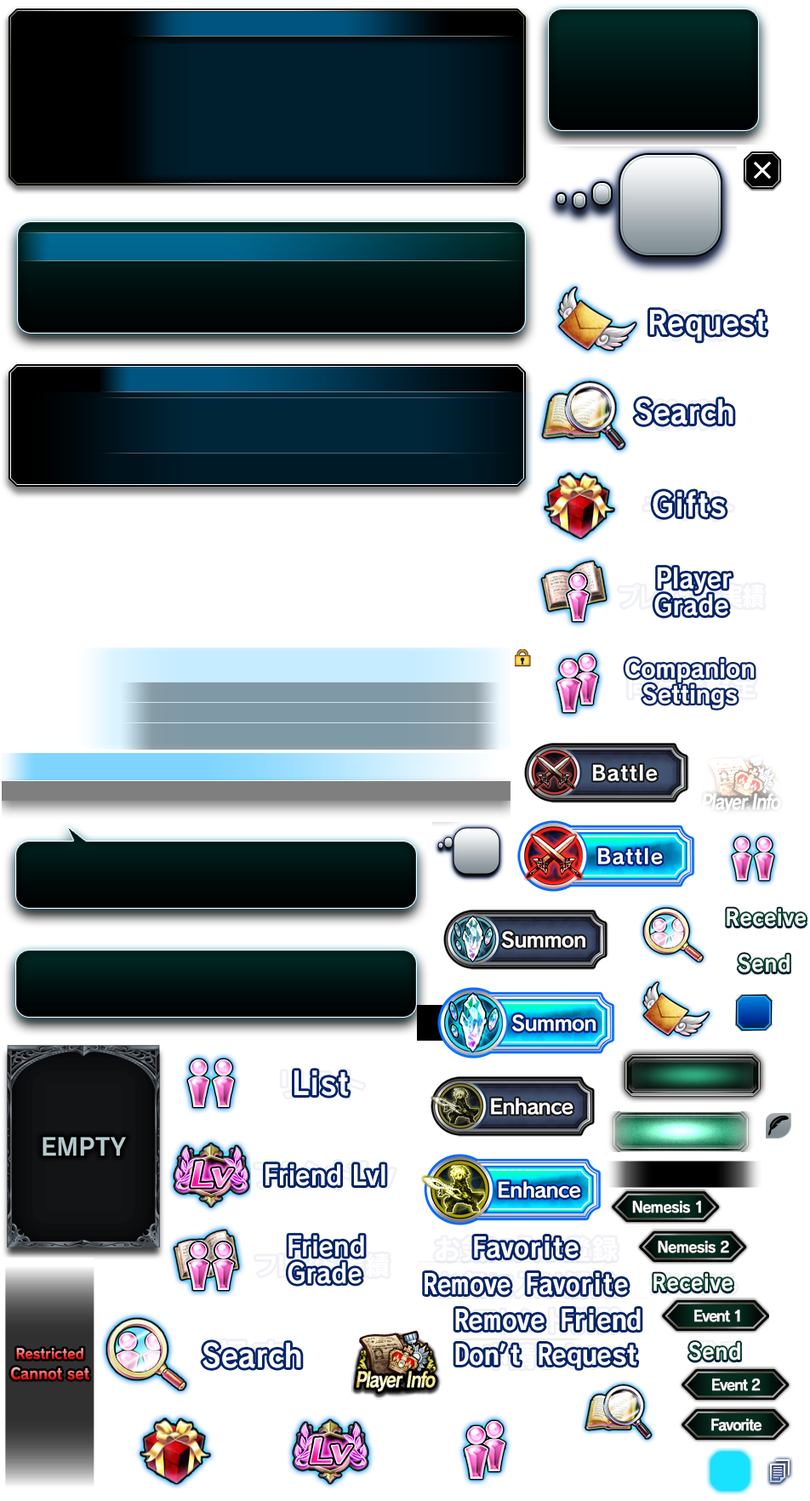
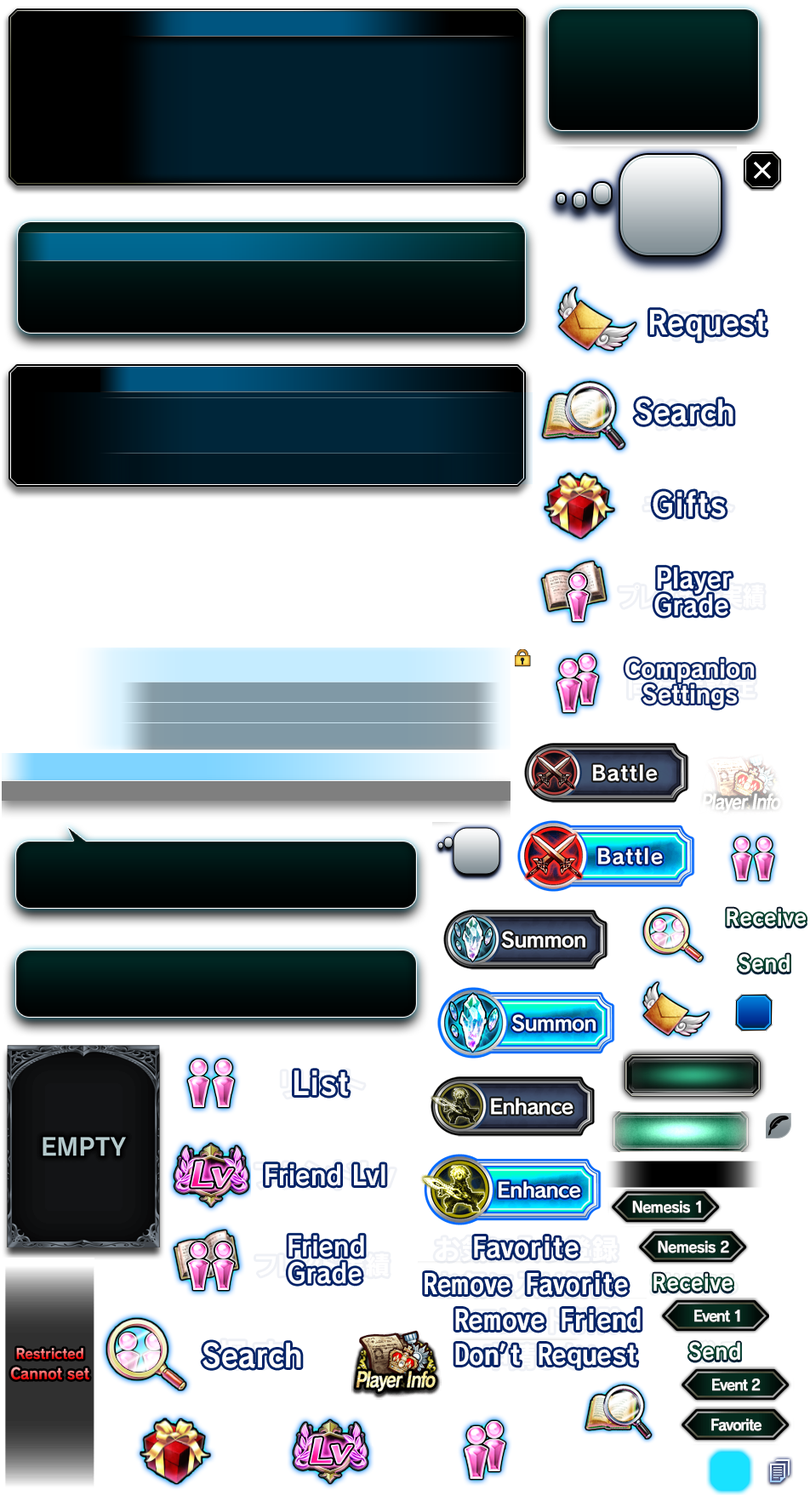
Revision of a layered 810x1501 image; what changed, layer by layer:
painted on "Search" (3rd of 3) over (416, 1004, 444, 1041)
